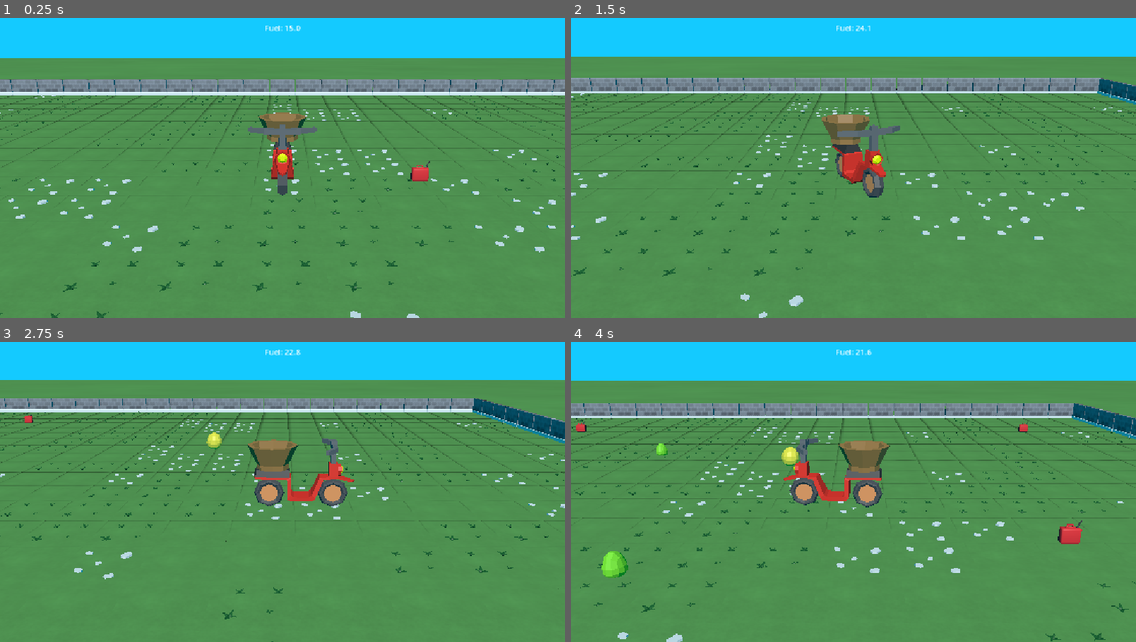
Above: before the commit, frames 1-4 (two rows, left to right).
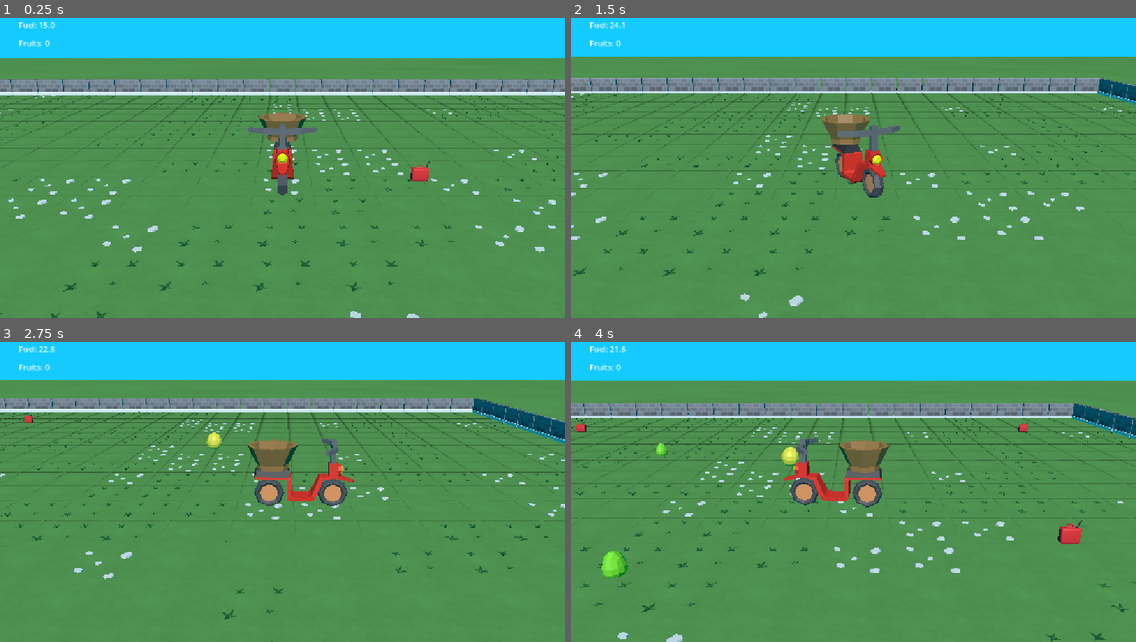
Above: after the commit, the same moments.

Repository: Moisxphillip/GMTK2026
Game: Godot game, scene res://content/level/level.tscn
The game is run twice, just before and just after one commit, with the same random seed, the same clock (stepped at 60 frames per second) and the same inputs. The project has no main scene, so this scene is started directly.
Inputs:
- Up to frame 1 (0.25 s): no input
- Up to frame 2 (1.5 s): tap Enter (ui_accept) at 0.5 s; hold D (Right) 0.53-1.28 s; tap F (Interact) at 0.6, 1.35 s; tap Space (Jump) at 0.77 s; hold S (Down) from 1.28 s (still down)
- Up to frame 3 (2.75 s): tap Space (Jump) at 1.52 s; release S (Down) at 2.03 s; hold D (Right) from 2.03 s (still down); tap F (Interact) at 2.1 s
- Up to frame 4 (4 s): release D (Right) at 2.78 s; hold W (Up) 2.78-3.53 s; tap F (Interact) at 2.85, 3.6 s; tap Space (Jump) at 3.02, 3.77 s; hold A (Left) from 3.53 s (still down)

The runs differ from the first frame. In frame 1, 0.2% of the frame differs, in the area x 3-54%, y 1-10%; in frame 2, 0.2%; in frame 3, 0.2%; in frame 4, 0.2%.

Commit message:
Score and fruits, bug fixes, a

Diff:
--- a/content/hud/hud.tscn
+++ b/content/hud/hud.tscn
@@ -8,14 +8,24 @@
 grow_horizontal = 2
 grow_vertical = 2
 
-[node name="Label" type="Label" parent="." unique_id=1050211054]
+[node name="Fuel" type="Label" parent="." unique_id=1050211054]
 layout_mode = 1
 anchors_preset = 5
 anchor_left = 0.5
 anchor_right = 0.5
-offset_left = -184.0
-offset_right = 184.0
-offset_bottom = 110.0
+offset_left = -538.0
+offset_top = 29.0
+offset_right = -386.0
+offset_bottom = 68.0
 grow_horizontal = 2
-horizontal_alignment = 1
+text = "Fuel: 15.0"
 vertical_alignment = 1
+
+[node name="Fruits" type="Label" parent="." unique_id=426968614]
+layout_mode = 0
+offset_left = 38.0
+offset_top = 67.0
+offset_right = 174.0
+offset_bottom = 105.0
+text = "Fruits: 0"
+vertical_alignment = 1
--- a/content/item/gas.gd
+++ b/content/item/gas.gd
@@ -2,6 +2,6 @@
 
 
 func _on_area_entered(area: Area3D) -> void:
-	if area.name == "Interactions":
-		area.get_parent().get_parent().fuel +=10.0
-		queue_free()
+    if area.name == "Interactions":
+        area.get_parent().get_parent().fuel +=10.0
+        queue_free()
--- a/content/item/item.gd
+++ b/content/item/item.gd
@@ -7,26 +7,27 @@
 var interactable:bool = false
 # Called when the node enters the scene tree for the first time.
 func _ready() -> void:
-	if randi() % 2 == 0:
-		fruit = chirimoya.instantiate()
-	else:
-		fruit = maracuja.instantiate()
-	add_child(fruit)
+    if randi() % 2 == 0:
+        fruit = chirimoya.instantiate()
+    else:
+        fruit = maracuja.instantiate()
+    add_child(fruit)
 
 
 # Called every frame. 'delta' is the elapsed time since the previous frame.
 func _process(_delta: float) -> void:
-	if interactable and Input.is_action_just_pressed("Interact"):
-		queue_free() # Remove the item from the scene
-		pass #Add gather code
-	pass
+    if interactable and Input.is_action_just_pressed("Interact"):
+        get_parent().add_fruit()
+        queue_free() # Remove the item from the scene
+    pass
 
 
-func _on_area_entered(_area: Area3D) -> void:
-	interactable = true
-	fruit.get_child(0).material_overlay = outline
+func _on_area_entered(area: Area3D) -> void:
+    if area.name == "Interactions":
+        interactable = true
+        fruit.get_child(0).material_overlay = outline
 
 
 func _on_area_exited(_area: Area3D) -> void:
-	interactable = false
-	fruit.get_child(0).material_overlay = null
+    interactable = false
+    fruit.get_child(0).material_overlay = null
--- a/content/level/level.gd
+++ b/content/level/level.gd
@@ -5,46 +5,41 @@
 var fruit: Resource = preload("res://content/item/item.tscn")
 var gas: Resource = preload("res://content/env_models/gas.tscn")
 
-var score = 0
-var killCount = 0
+
+var fruitCount = 0
+@onready var fruitLabel = get_node("HUD").get_node("Fruits")
+
 var gasTimer: Timer = null
 var fruitTimer: Timer = null
 
 # Called when the node enters the scene tree for the first time.
 func _ready() -> void:
-	score = 0
-	killCount = 0
-	gasTimer = $GasTimer
-	fruitTimer = $FruitTimer
-
-	pass # Replace with function body.
+    fruitCount = 0
+    gasTimer = $GasTimer
+    fruitTimer = $FruitTimer
+    fruitLabel.text = "Fruits: " + str(fruitCount)
 
 
-# Called every frame. 'delta' is the elapsed time since the previous frame.
-func _process(_delta: float) -> void:
-
-	pass
+func add_fruit() -> void:
+    fruitCount += 1
+    fruitLabel.text = "Fruits: " + str(fruitCount)
 
 
 func _on_gas_timer_timeout() -> void:
-	gasTimer.start()
-	spawnItem(gas)
+    gasTimer.start()
+    spawnItem(gas)
 
-	pass # Replace with function body.
 
 func _on_fruit_timer_timeout() -> void:
-	fruitTimer.start()
-	spawnItem(fruit)
+    fruitTimer.start()
+    spawnItem(fruit)
 
-	pass # Replace with function body.
 
 func spawnItem(resource: Resource) -> void:
 
-	var item: Node3D = resource.instantiate()
+    var item: Node3D = resource.instantiate()
 
-	item.position.x = randi_range(-levelSize, levelSize);
-	item.position.z = randi_range(-levelSize, levelSize);
+    item.position.x = randi_range(-levelSize, levelSize);
+    item.position.z = randi_range(-levelSize, levelSize);
 
-	add_child(item)
-
-	pass
+    add_child(item)
--- a/content/player/player.gd
+++ b/content/player/player.gd
@@ -5,10 +5,10 @@
 const JUMP_VELOCITY = 4.5
 var fuel:float = 15.0
 @onready var mesh = $Mesh
-@onready var hud = get_parent().get_node("HUD")
+@onready var fuelLabel = get_parent().get_node("HUD").get_node("Fuel")
 
 func _ready() -> void:
-    hud.get_child(0).text = "Fuel: " + str(snapped(fuel, 0.1))
+    fuelLabel.text = "Fuel: " + str(snapped(fuel, 0.1))
 
 func _physics_process(delta: float) -> void:
     if not is_on_floor():
@@ -24,7 +24,7 @@
         velocity.z = direction.z * SPEED
         mesh.rotation.y = lerp_angle(mesh.rotation.y, atan2(direction.x, direction.z), 0.1)
         fuel -= delta
-        hud.get_child(0).text = "Fuel: " + str(snapped(fuel, 0.1))
+        fuelLabel.text = "Fuel: " + str(snapped(fuel, 0.1))
     else:
         velocity.x = move_toward(velocity.x, 0, SPEED)
         velocity.z = move_toward(velocity.z, 0, SPEED)
